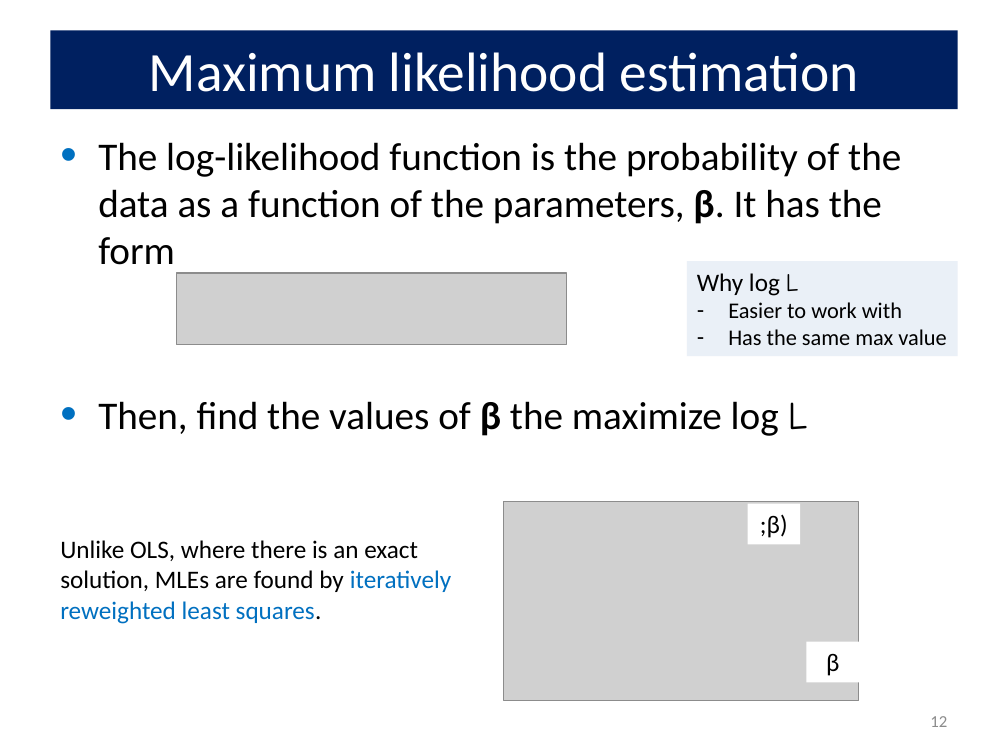
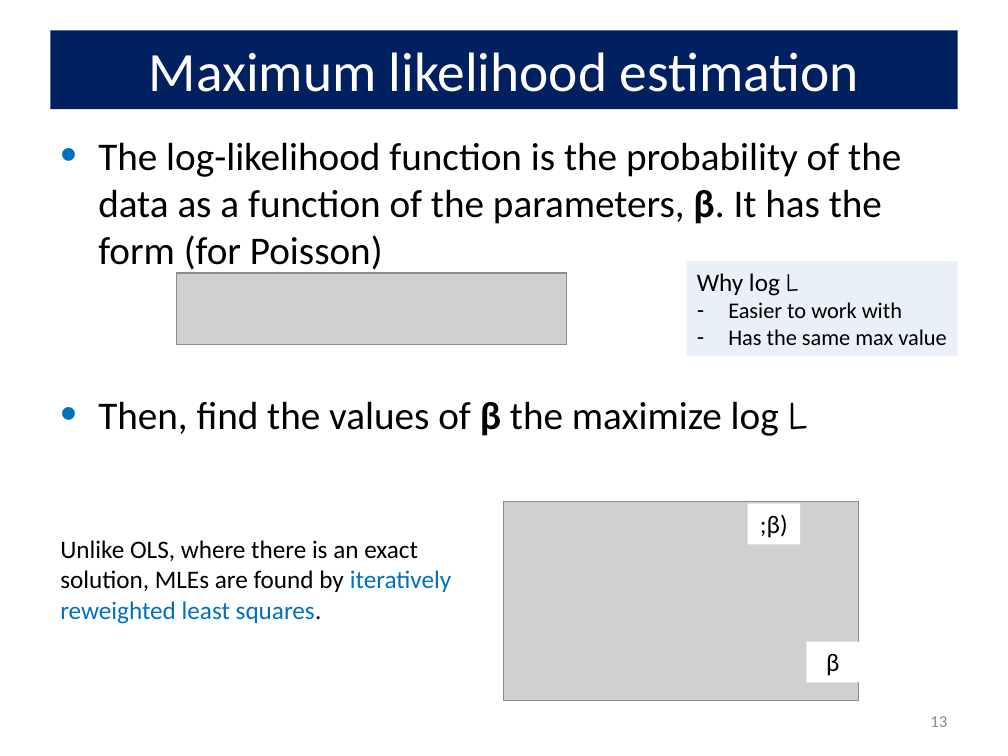
Before and after one commit to friendly/psy6136, a slide deck: slide 13 of lectures/09-CountData.pptx (slide 12 before the commit). Drawn at 1008x756 pixels with LibreOffice and Linux fonts; fonts in the diff are those of the drawing; grey boxes stand for pictures. Boxes give left, top, right and bottom in pixels: in the first picture for what was removed or moved away, otherwise in the second. Text is boxed around its words. In the diff, an @@ line names an element or a change of style, - is before the commit and + after.

Commit message:
update lectures 08, 09

```diff
--- a/lectures/09-CountData.pptx
+++ b/lectures/09-CountData.pptx
@@ text at [98, 142, 901, 274]: text changed @@
-• The log-likelihood function is the probability of the data as a function of the parameters, β. It has the form
+• The log-likelihood function is the probability of the data as a function of the parameters, β. It has the form (for Poisson)
@@ page number at [930, 716, 947, 727]: text changed @@
-12
+13
```
Also in this commit, not shown: 1 other slide changed, 1 slide added, 3 other files.
